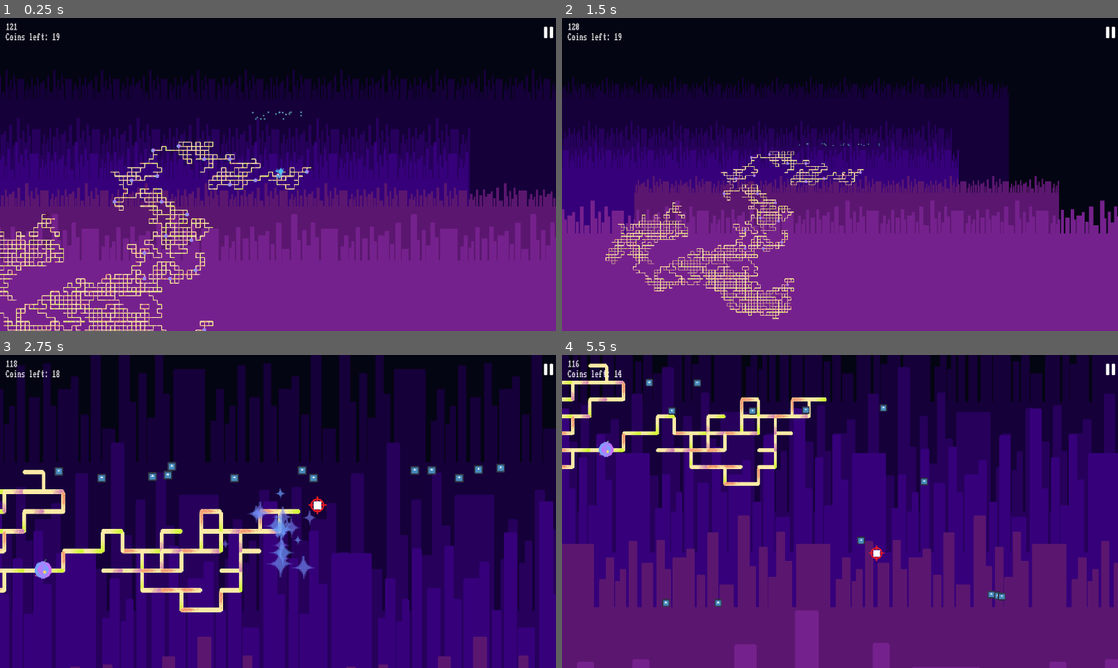
Above: before the commit, frames 1-4 (two rows, left to right).
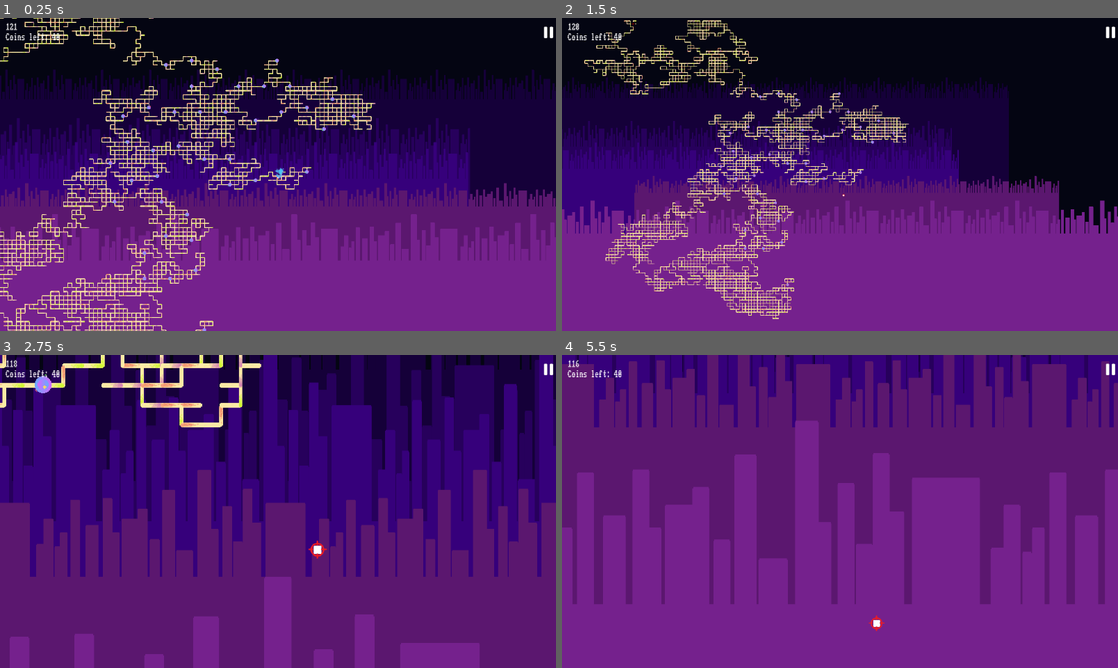
Above: after the commit, the same moments.

Repository: Kurooco/TwoDays
Game: Godot game, scene res://scenes/main.tscn
Two runs of this game, one before a commit and one after it. Both use one fixed random seed, a clock stepped at 60 frames per second and the inputs below. This scene is started directly instead of the project's main scene. The engine's default icon, where the game draws it, is replaced by a stand-in: a white triangle on a blue panel in a dark square.
Inputs (mouse positions are in pixels of both pictures, inside the frame that each line leads up to):
- Up to frame 1 (0.25 s): no input
- Up to frame 2 (1.5 s): click (1112, 33) at 0.5 s; tap Enter at 1.25 s; move the mouse to (962, 158) at 1.27 s; hold D (right) from 1.28 s (still down); click (962, 158) at 1.35 s
- Up to frame 3 (2.75 s): keep holding D (right); tap W (up) at 1.52, 2.27 s; move the mouse to (166, 527) at 2.02 s; tap C (toggle camera) at 2.1 s
- Up to frame 4 (5.5 s): move the mouse to (895, 442) at 2.77 s; release D (right) at 2.78 s; hold A (left) 2.78-3.53 s; click (895, 442) at 2.85 s; move the mouse to (812, 574) at 3.52 s; hold D (right) 3.53-5.03 s; tap C (toggle camera) at 3.6, 5.1 s; tap W (up) at 3.77, 4.52, 5.27 s; move the mouse to (1006, 558) at 4.27 s; click (1006, 558) at 4.35 s; move the mouse to (673, 464) at 5.02 s; hold A (left) from 5.03 s (still down)

The runs differ from the first frame. In frame 1, 4.3% of the frame differs, in the area x 0-68%, y 0-70%; in frame 2, 3.4%; in frame 3, 93%; in frame 4, 96%, in the area x 0-100%, y 0-100%.
Error in both runs: Invalid call. Nonexistent function 'pause_current' in base 'Nil'. (res://scripts/switch_screen_button.gd:11)

Commit message:
made cannons adapt to screen size

Diff:
--- a/scenes/main.tscn
+++ b/scenes/main.tscn
@@ -39,12 +39,14 @@
 
 [node name="Cannon" parent="." node_paths=PackedStringArray("worldmap") instance=ExtResource("7_6gntm")]
 position = Vector2(-2284, -1262)
+cannon_positioning = 2
 worldmap = NodePath("..")
 bombs = ExtResource("8_qpn4l")
 higher_range = 90
 
 [node name="Cannon2" parent="." node_paths=PackedStringArray("worldmap") instance=ExtResource("7_6gntm")]
 position = Vector2(2283, 1264)
+cannon_positioning = 3
 worldmap = NodePath("..")
 bombs = ExtResource("8_qpn4l")
 lower_range = -180
@@ -52,7 +54,6 @@
 
 [node name="PanicSpawner" parent="." node_paths=PackedStringArray("worldmap") instance=ExtResource("10_sjkyb")]
 position = Vector2(0, -698)
-amount = 20
 worldmap = NodePath("..")
 
 [node name="CanvasLayer" type="CanvasLayer" parent="."]
--- a/scenes/platform.tscn
+++ b/scenes/platform.tscn
@@ -13,6 +13,7 @@
 size = Vector2(28, 12)
 
 [node name="StaticBody2D" type="RigidBody2D" groups=["structure"]]
+process_mode = 4
 rotation = -3.14159
 collision_layer = 6
 collision_mask = 2
--- a/scripts/builder.gd
+++ b/scripts/builder.gd
@@ -18,7 +18,7 @@
 const GRID_WIDTH = 50
 const GRID_HEIGHT = 50
 var grid_border
-const STARTING_AMOUNT = 2000 #2000
+const STARTING_AMOUNT = 4000 #2000
 const COIN_SEPERATION = 300 #400
 
 # Called when the node enters the scene tree for the first time.
--- a/scripts/cannon.gd
+++ b/scripts/cannon.gd
@@ -1,5 +1,6 @@
 extends Node2D
 
+@export_enum("Absolute", "Top-Right", "Top-Left", "Bottom-Right", "Bottom-Left") var cannon_positioning : int
 @export var worldmap : Node
 @export var bombs : PackedScene
 @export var lower_range : int
@@ -7,8 +8,14 @@
 
 # Called when the node enters the scene tree for the first time.
 func _ready():
-	pass # Replace with function body.
-
+	if(cannon_positioning == 1):
+		position = Vector2(Autoload.border.x*2, -Autoload.border.y*2)
+	if(cannon_positioning == 2):
+		position = Vector2(-Autoload.border.x*2, -Autoload.border.y*2)
+	if(cannon_positioning == 3):
+		position = Vector2(Autoload.border.x*2, Autoload.border.y*2)
+	if(cannon_positioning == 4):
+		position = Vector2(-Autoload.border.x*2, Autoload.border.y*2)
 
 # Called every frame. 'delta' is the elapsed time since the previous frame.
 func _process(delta):
--- a/scripts/main.gd
+++ b/scripts/main.gd
@@ -3,7 +3,7 @@
 
 # Called when the node enters the scene tree for the first time.
 func _ready():
-	pass # Replace with function body.
+	pass
 
 
 # Called every frame. 'delta' is the elapsed time since the previous frame.
